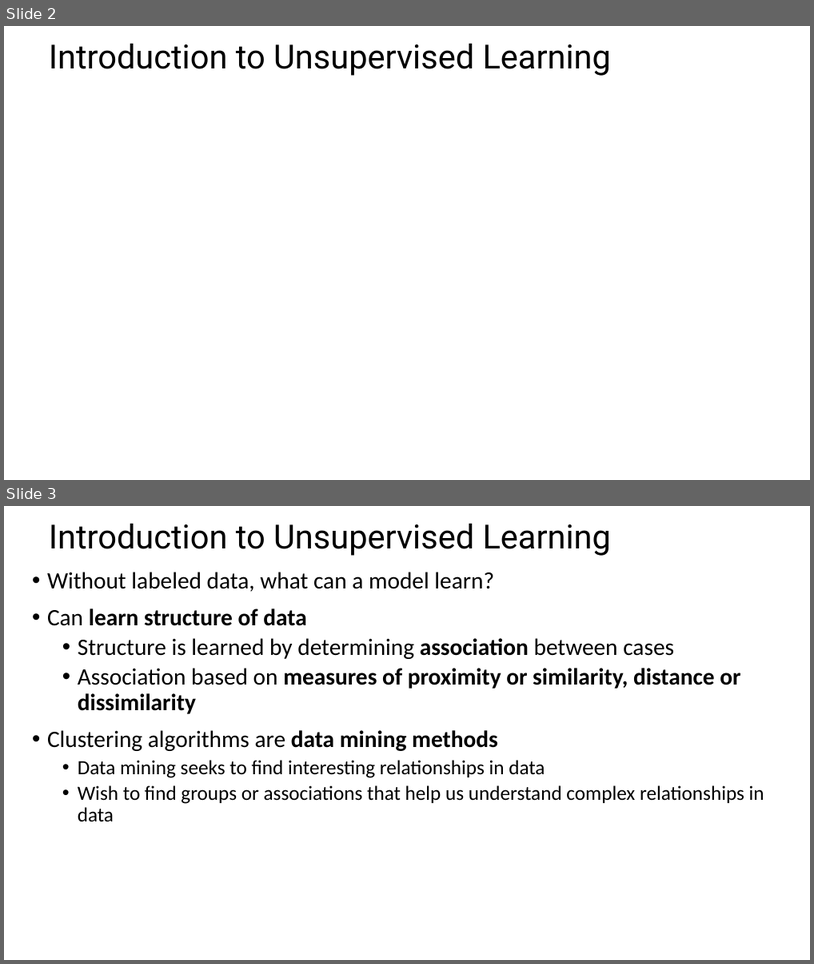
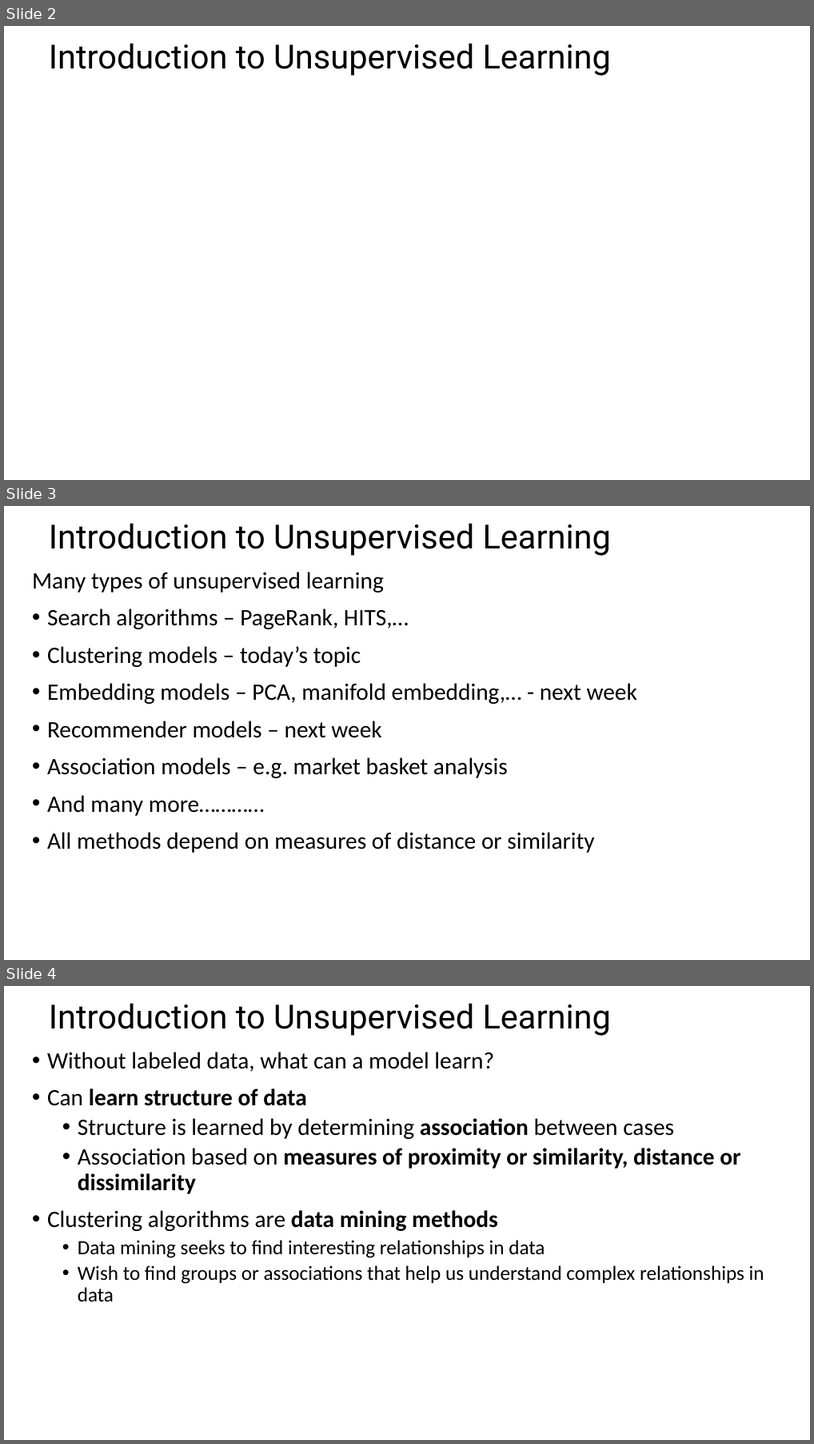
Before and after one commit to StephenElston/CSCI-E-108, a slide deck: slides/6_IntroductionToClustering.pptx. Shown one above the other, each under a label of ours: slides 2 and 3 before the commit, slides 2, 3 and 4 after it. The pictures are 814x964 and 814x1444 pixels, drawn with LibreOffice and Linux fonts; fonts in the diff are those of the drawing; grey boxes stand for pictures. Boxes give left, top, right and bottom in pixels: in the first picture for what was removed or moved away, otherwise in the second. Text is boxed around its words. In the diff, an @@ line names an element or a change of style, - is before the commit and + after.

```diff
--- a/slides/6_IntroductionToClustering.pptx
+++ b/slides/6_IntroductionToClustering.pptx
@@ slide 3 added at bbox=[4, 506, 810, 960], background #FFFFFF @@
@@ title added at bbox=[49, 523, 611, 556], 39.6 pt, text #000000 @@
+Introduction to Unsupervised Learning
@@ text added at bbox=[32, 572, 638, 852], 28 pt, text #000000 @@
+Many types of unsupervised learning
+• Search algorithms – PageRank, HITS,…
+• Clustering models – today’s topic
+• Embedding models – PCA, manifold embedding,… - next week
+• Recommender models – next week
+• Association models – e.g. market basket analysis
+• And many more…………
+• All methods depend on measures of distance or similarity
@@ what was slide 3 is now slide 4 @@
```
Also in this commit, not shown: 2 slides changed.
